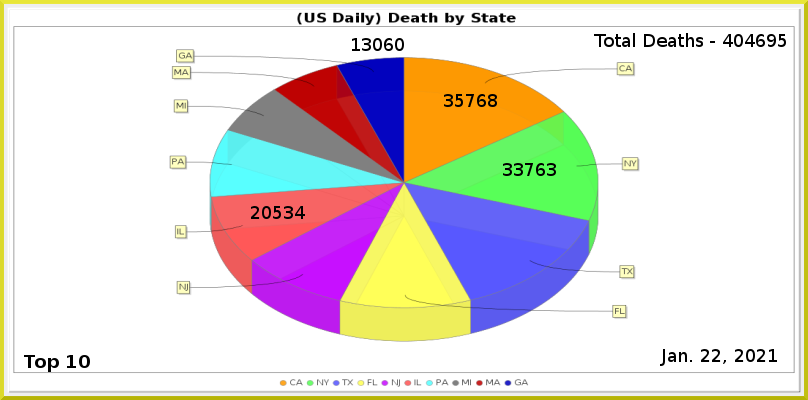
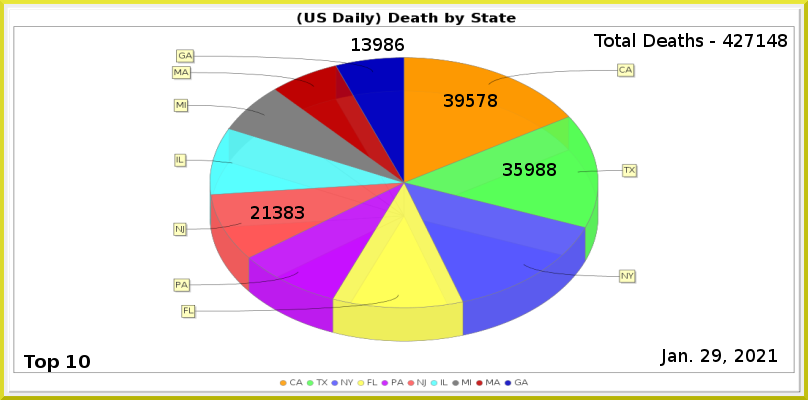
Two versions of the same layered image (808×400). Layer-by-layer changes:
painted on "Least" over [373, 38, 404, 51]
painted on "6" over [262, 206, 305, 219]
painted on "2" over [514, 163, 556, 176]
painted on "1" over [455, 94, 486, 107]
renamed "Total Deaths - 404695" to "Total Deaths - 427148", painted on it over [734, 34, 787, 47]
painted on "Current Date" over [712, 349, 721, 362]
painted on "Death_by_State.png" over [169, 49, 640, 387]
